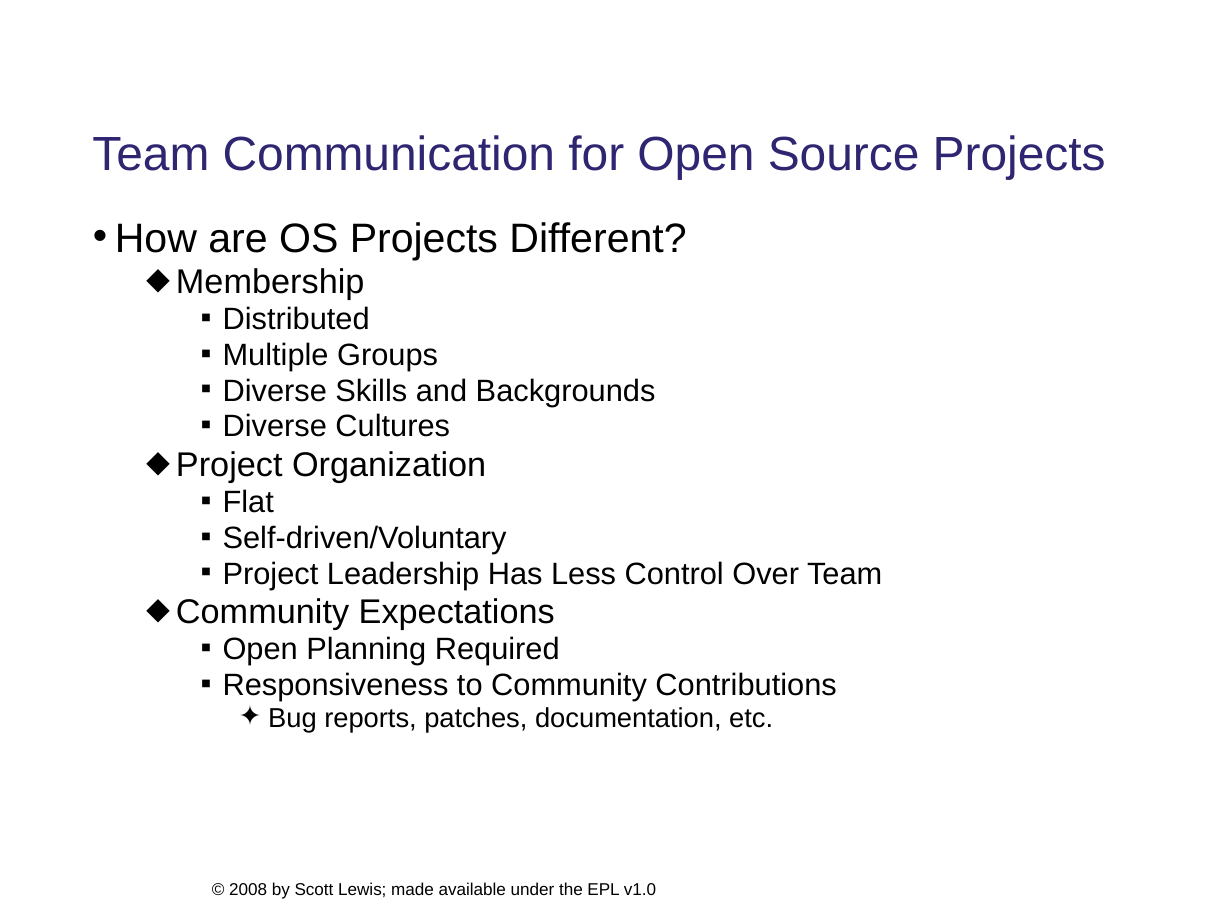
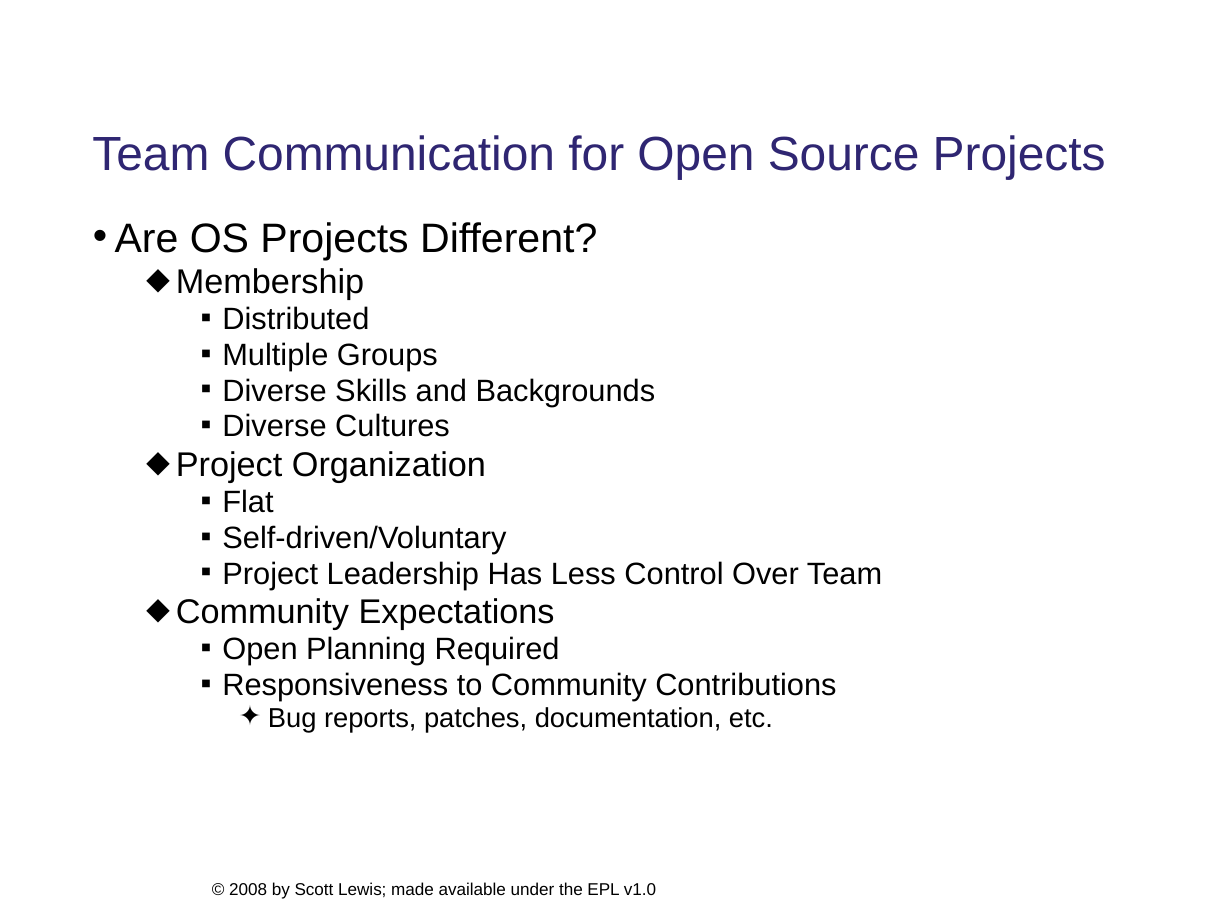
Before and after one commit to eclipse/ecf-website, a slide deck: slide 2 of presentations/eclipsecon2008/longtalk134/ecf_eclipsecon2008_134_DRAFT.ppt. Drawn at 1232x924 pixels with LibreOffice and Linux fonts; fonts in the diff are those of the drawing; background and template pictures are left out. Boxes give left, top, right and bottom in pixels: in the first picture for what was removed or moved away, otherwise in the second. Text is boxed around its words. In the diff, an @@ line names an element or a change of style, - is before the commit and + after.

```diff
--- a/presentations/eclipsecon2008/longtalk134/ecf_eclipsecon2008_134_DRAFT.ppt
+++ b/presentations/eclipsecon2008/longtalk134/ecf_eclipsecon2008_134_DRAFT.ppt
@@ text at bbox=[115, 222, 597, 260]: text changed @@
-• How are OS Projects Different?
+• Are OS Projects Different?
```
Also in this commit, not shown: 7 other slides changed, 2 other files.
